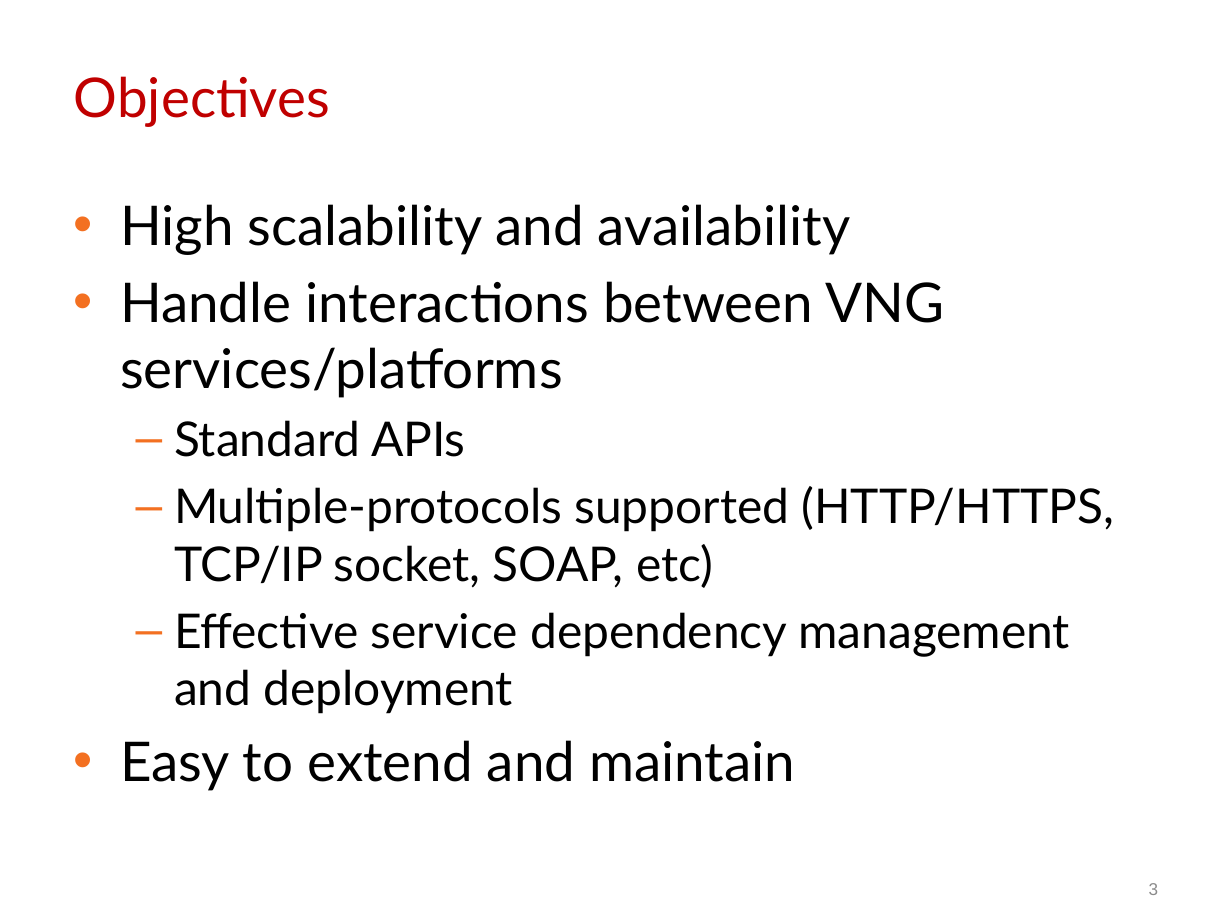
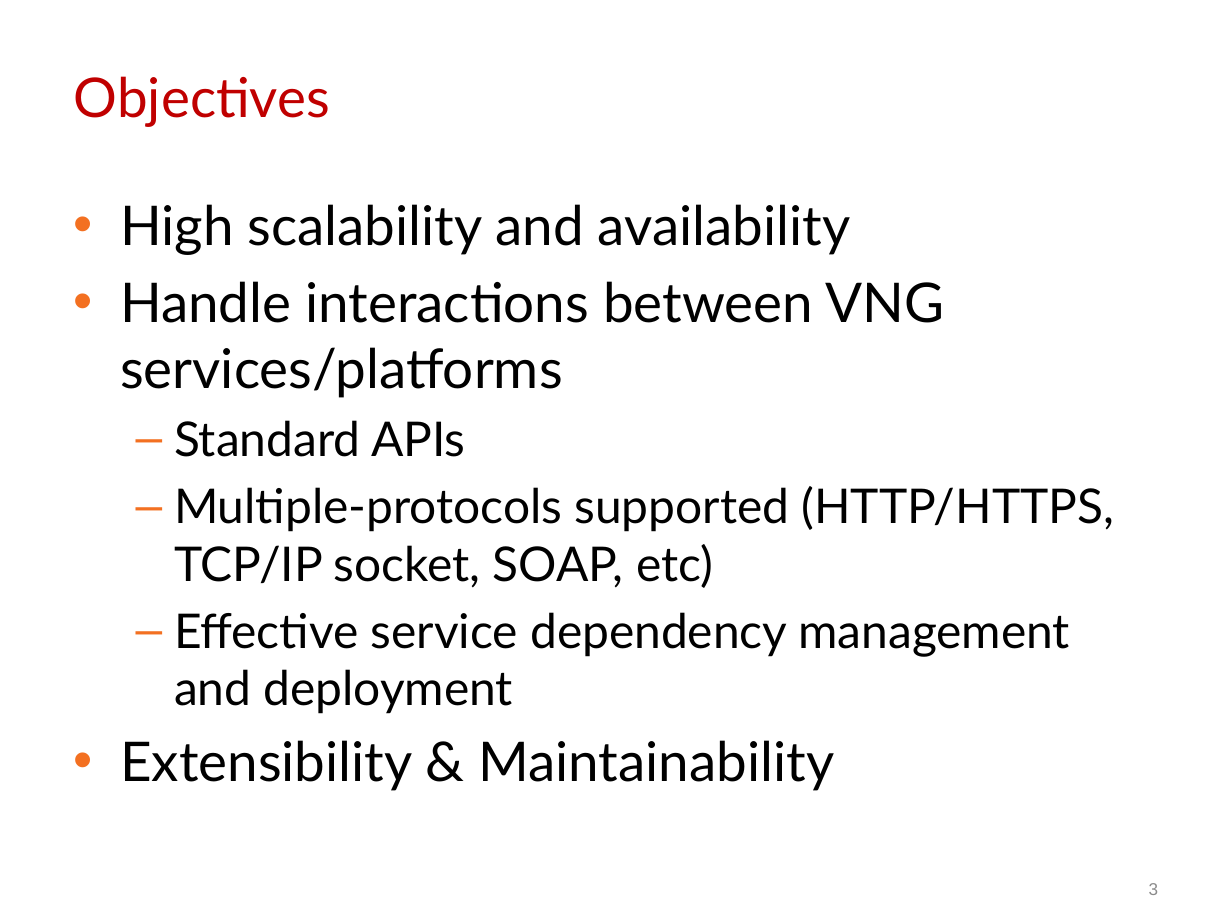
Before and after one commit to btnguyen2k/btnguyen2k-personal, a slide deck: slide 3 of vng-ip/NewIP/docs/Design/NewIP.pptx. Drawn at 1232x924 pixels with LibreOffice and Linux fonts; fonts in the diff are those of the drawing; background and template pictures are left out. Boxes give left, top, right and bottom in pixels: in the first picture for what was removed or moved away, otherwise in the second. Text is boxed around its words. In the diff, an @@ line names an element or a change of style, - is before the commit and + after.

```diff
--- a/vng-ip/NewIP/docs/Design/NewIP.pptx
+++ b/vng-ip/NewIP/docs/Design/NewIP.pptx
@@ text at [120, 740, 834, 791]: text changed @@
-• Easy to extend and maintain
+• Extensibility & Maintainability
```
Also in this commit, not shown: 4 other slides changed, 1 slide added, 2 other files.
